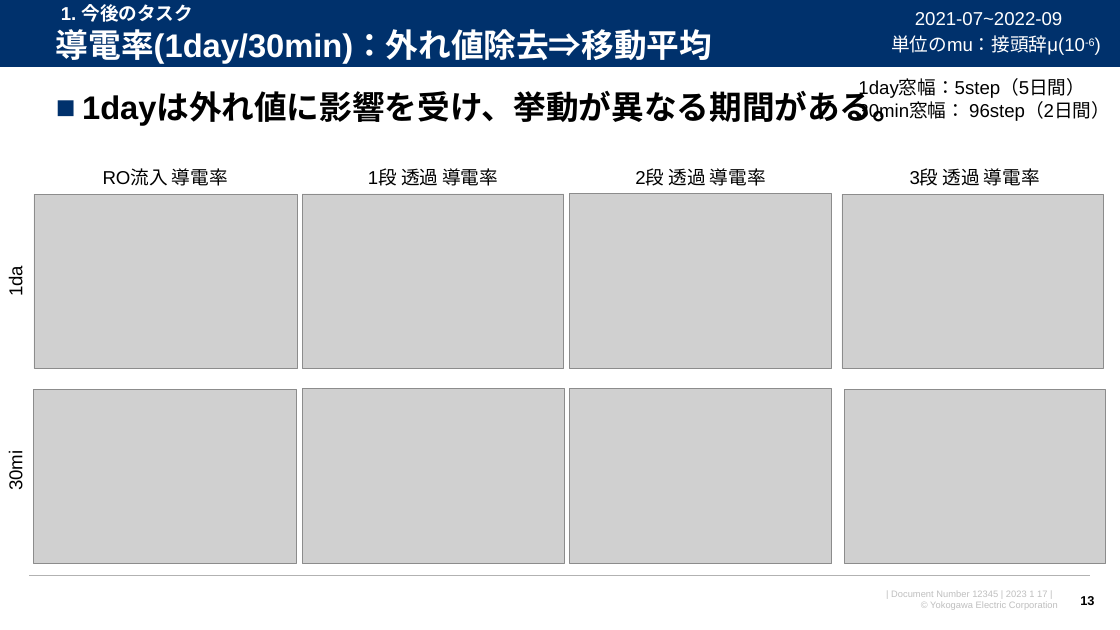
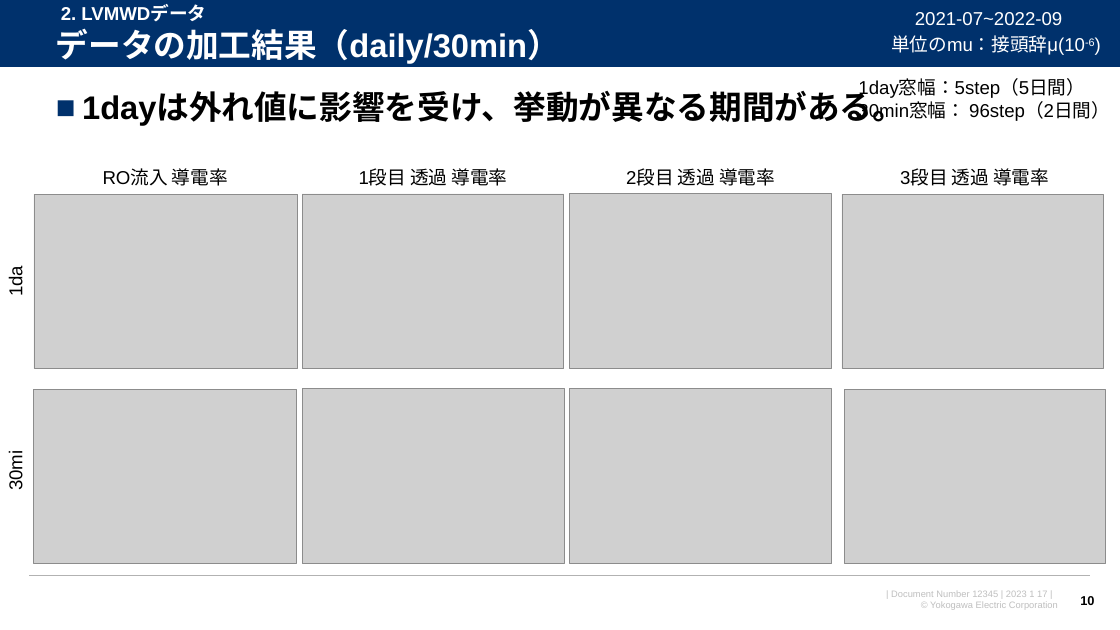
Before and after one commit to watarukumagai-git/opt, a slide deck: slide 10 of Reuse_Water/230207_米国再生水NAWI LVMWD 水質予測_rev.0.pptx (slide 13 before the commit). Drawn at 1120x630 pixels with LibreOffice and Linux fonts; fonts in the diff are those of the drawing; grey boxes stand for pictures; background and template pictures are left out. Boxes give left, top, right and bottom in pixels: in the first picture for what was removed or moved away, otherwise in the second. Text is boxed around its words. In the diff, an @@ line names an element or a change of style, - is before the commit and + after.

```diff
--- a/Reuse_Water/230207_米国再生水NAWI LVMWD 水質予測_rev.0.pptx
+++ b/Reuse_Water/230207_米国再生水NAWI LVMWD 水質予測_rev.0.pptx
@@ title at (56, 28, 560, 64): text changed @@
-導電率(1day/30min)：外れ値除去⇒移動平均
+データの加工結果（daily/30min）
@@ text at (61, 6, 206, 22): text changed @@
-1. 今後のタスク
+2. LVMWDデータ
@@ text at (359, 168, 508, 186): text changed @@
-1段 透過 導電率
+1段目 透過 導電率
@@ text at (626, 168, 775, 186): text changed @@
-2段 透過 導電率
+2段目 透過 導電率
@@ text at (900, 168, 1049, 186): text changed @@
-3段 透過 導電率
+3段目 透過 導電率
@@ page number at (1080, 596, 1094, 605): text changed @@
-13
+10
```
Also in this commit, not shown: 6 other slides changed, 2 slides added, 1 slide removed.
